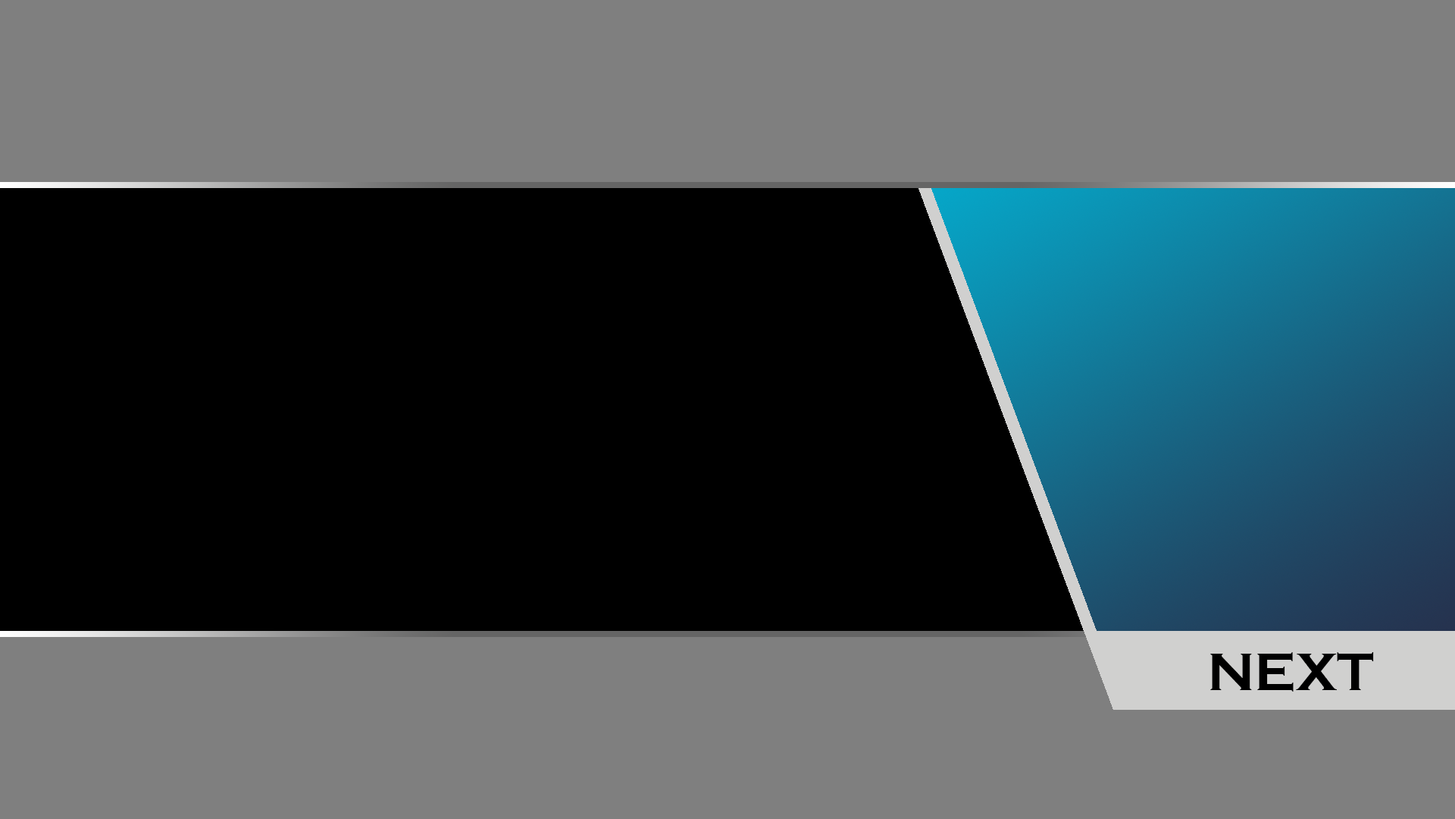
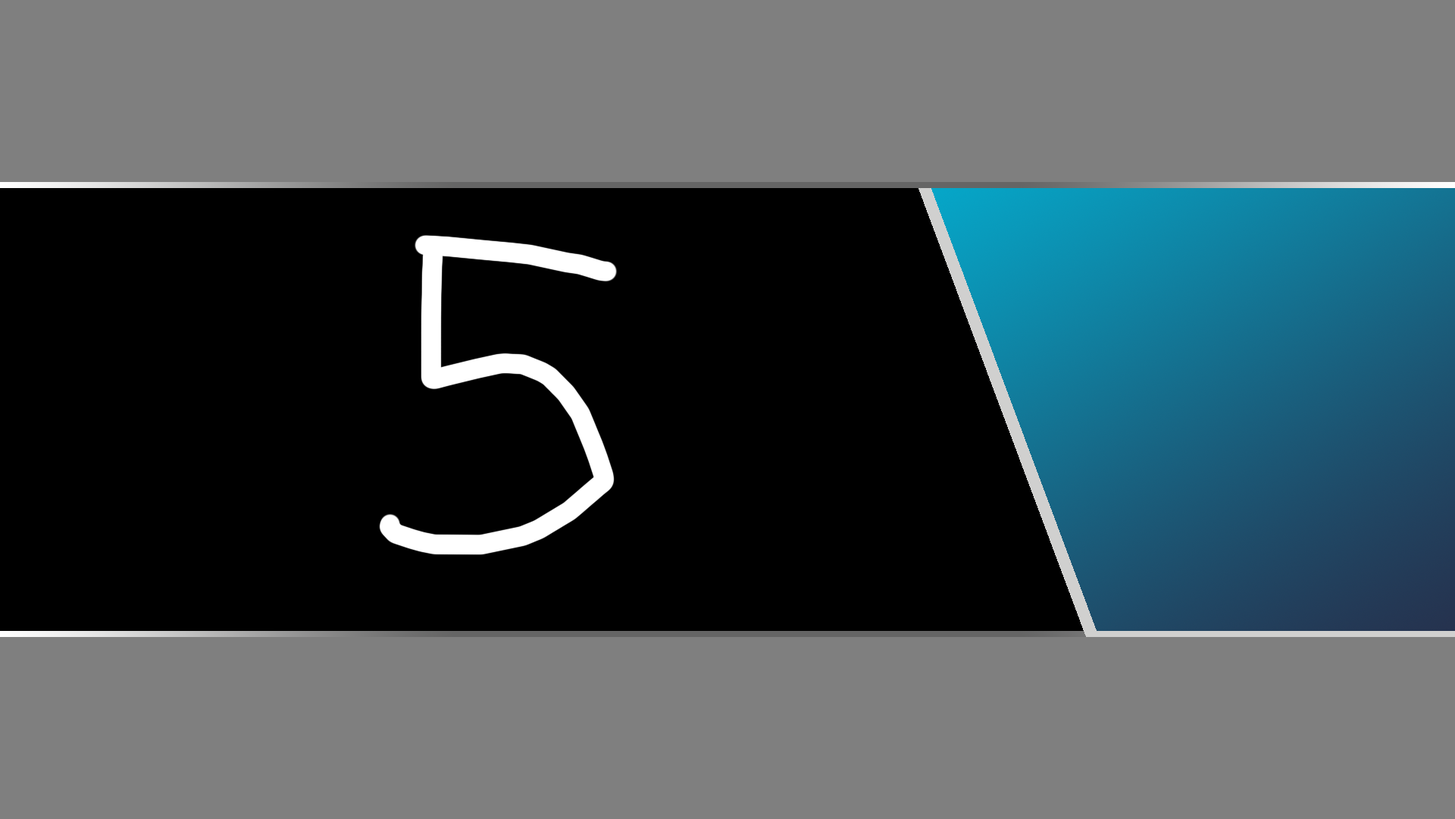
The second 1455px x 819px image is a revision of the first. Changes to its layers:
removed layer "NEXT" over [1210, 651, 1375, 692]
added layer "Текст на поле" above "Кнопка" over [378, 234, 618, 555]
hid "Кнопка", painted on it over [1086, 636, 1455, 710]
